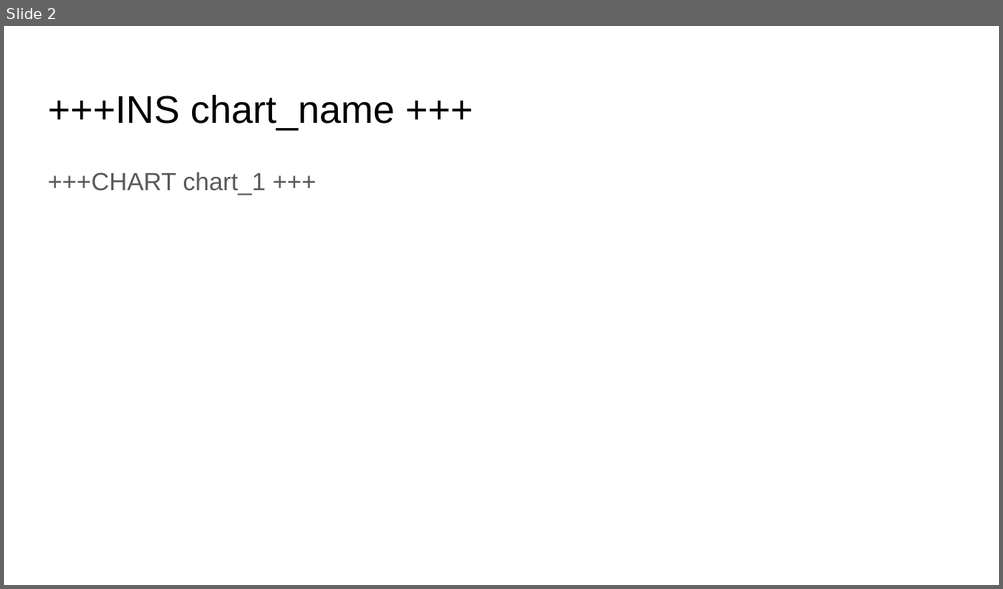
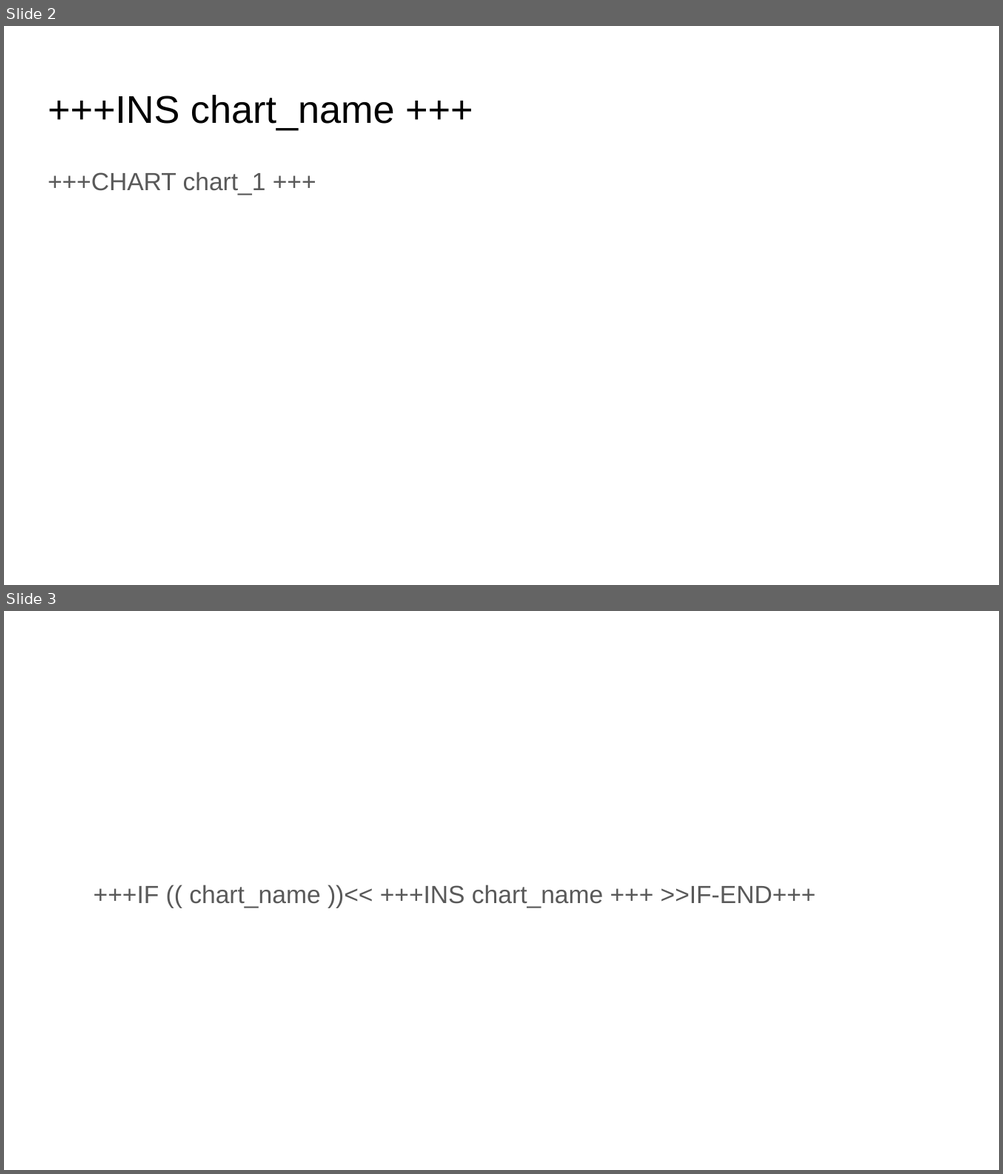
Before and after one commit to GayashanSameera/PythonPPTXGen, a slide deck: input_2.pptx. Shown one above the other, each under a label of ours: slide 2 before the commit, slides 2 and 3 after it. The pictures are 1003x589 and 1003x1174 pixels, drawn with LibreOffice and Linux fonts; fonts in the diff are those of the drawing. Boxes give left, top, right and bottom in pixels: in the first picture for what was removed or moved away, otherwise in the second. Text is boxed around its words. In the diff, an @@ line names an element or a change of style, - is before the commit and + after.

```diff
--- a/input_2.pptx
+++ b/input_2.pptx
@@ slide 3 added at <box>4,611,999,1170</box>, background #FFFFFF @@
@@ text added at <box>94,885,816,908</box>, 18 pt, text #595959 @@
++++IF (( chart_name ))<< +++INS chart_name +++ >>IF-END+++
```
Also in this commit, not shown: 1 slide changed, 4 other files.
